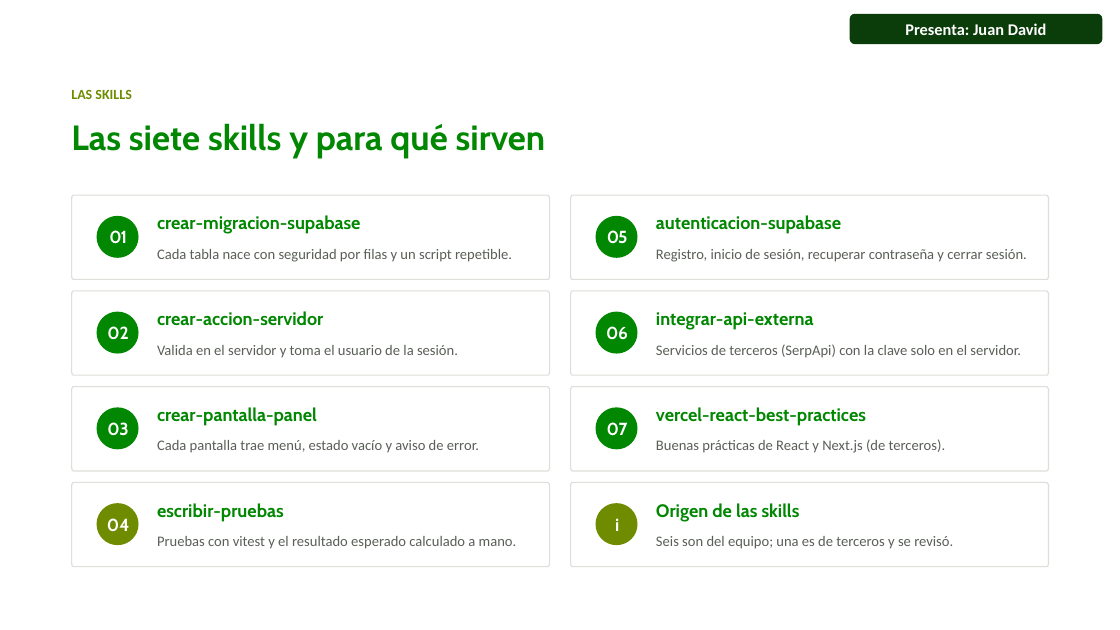
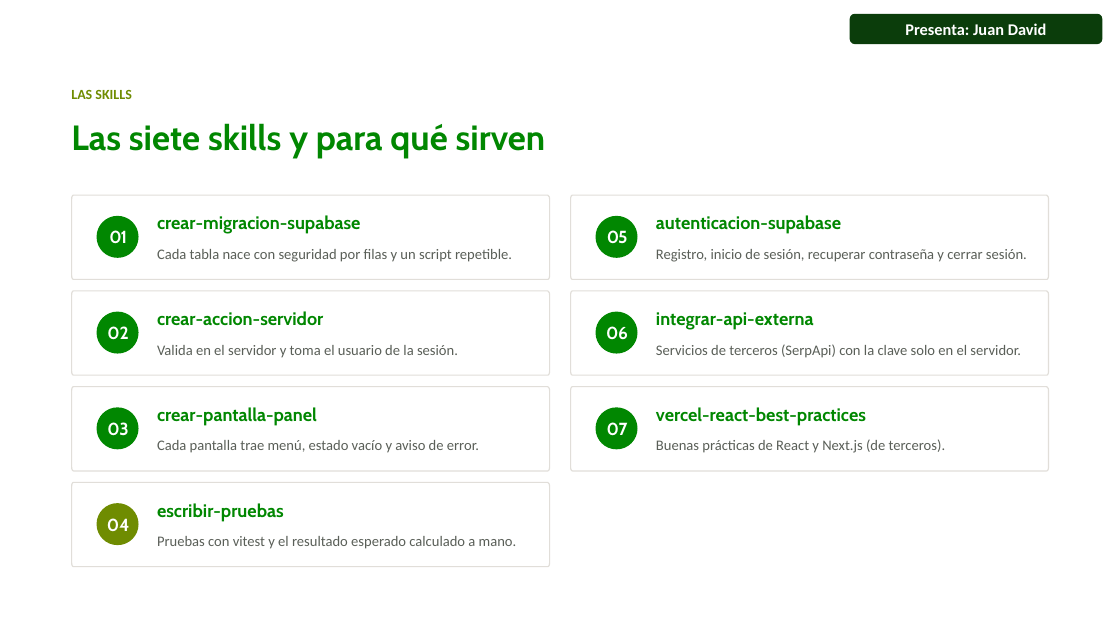
Before and after one commit to juandadevp/cuentasclaras, a slide deck: slide 7 of docs/Exposicion_Cuentas_Claras_con_responsables.pptx. Drawn at 1120x630 pixels with LibreOffice and Linux fonts; fonts in the diff are those of the drawing; background and template pictures are left out. Boxes give left, top, right and bottom in pixels: in the first picture for what was removed or moved away, otherwise in the second. Text is boxed around its words. In the diff, an @@ line names an element or a change of style, - is before the commit and + after.

```diff
--- a/docs/Exposicion_Cuentas_Claras_con_responsables.pptx
+++ b/docs/Exposicion_Cuentas_Claras_con_responsables.pptx
@@ freeform shape removed at (x1=571, y1=482, x2=1049, y2=566) @@
@@ freeform shape removed at (x1=571, y1=482, x2=1049, y2=566) @@
@@ freeform shape removed at (x1=596, y1=503, x2=638, y2=545) @@
@@ text removed at (x1=656, y1=503, x2=953, y2=549) @@
-Origen de las skills
-Seis son del equipo; una es de terceros y se revisó.
```
Also in this commit, not shown: 12 other slides changed, 1 slide removed, 1 other file.
